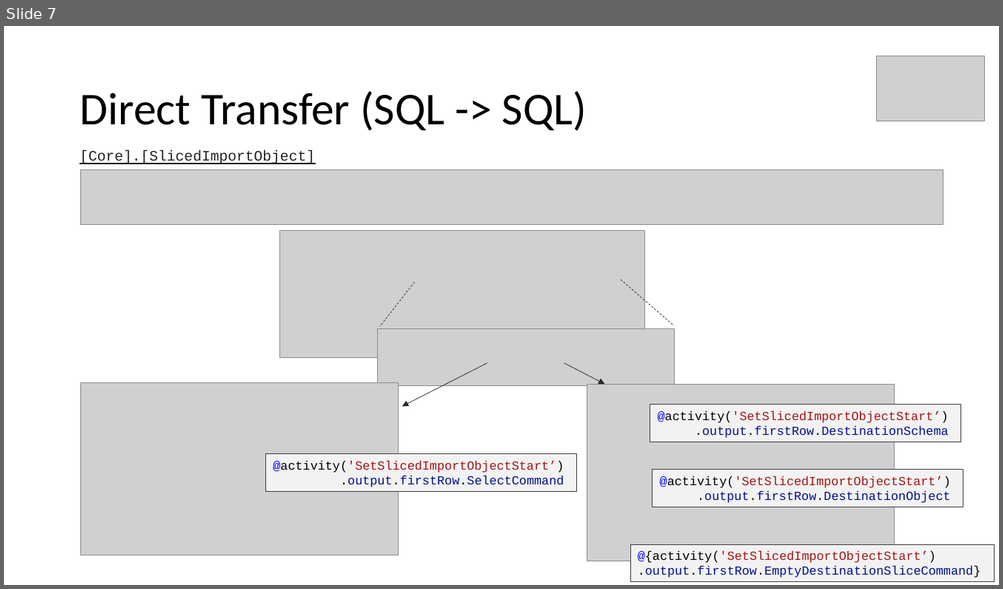
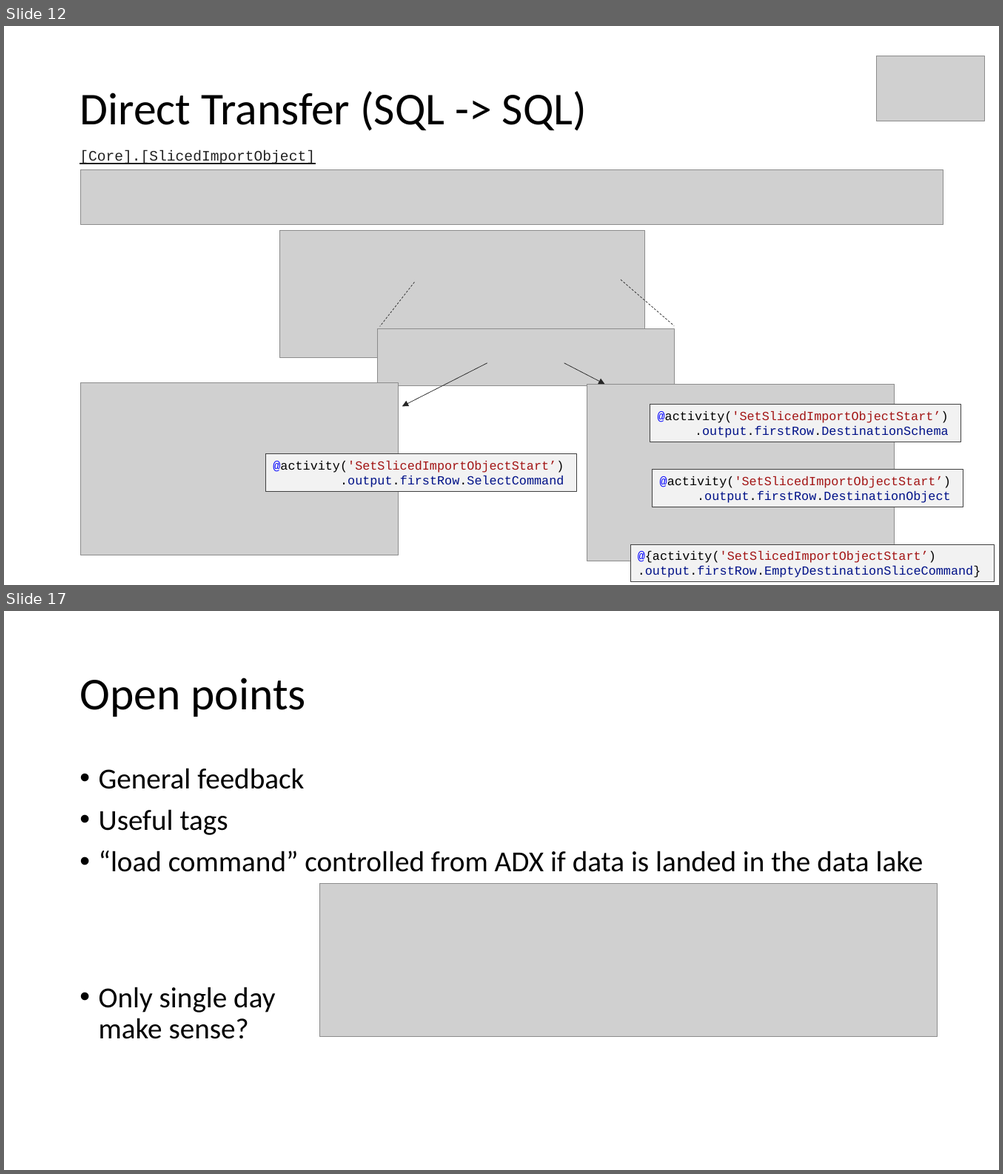
Before and after one commit to meinradweiss/SwissArmyKnife, a slide deck: docs/ADF_SynapsePipelines/PPT/SlicedDataMigrationToolbox.pptx. Shown one above the other, each under a label of ours: slide 7 before the commit, slides 12 and 17 after it; the slides between them are not shown. The pictures are 1003x589 and 1003x1174 pixels, drawn with LibreOffice and Linux fonts; fonts in the diff are those of the drawing; grey boxes stand for pictures. Boxes give left, top, right and bottom in pixels: in the first picture for what was removed or moved away, otherwise in the second. Text is boxed around its words. In the diff, an @@ line names an element or a change of style, - is before the commit and + after.

```diff
--- a/docs/ADF_SynapsePipelines/PPT/SlicedDataMigrationToolbox.pptx
+++ b/docs/ADF_SynapsePipelines/PPT/SlicedDataMigrationToolbox.pptx
@@ slide 17 added at (4, 611, 999, 1170), background #FFFFFF @@
@@ title added at (79, 678, 305, 717), 44 pt, text #000000 @@
+Open points
@@ text added at (99, 768, 923, 1039), 28 pt, text #000000 @@
+• General feedback
+• Useful tags
+• “load command” controlled from ADX if data is landed in the data lake
+• Only single day
+  make sense?
@@ picture added at (319, 884, 936, 1037) @@
@@ what was slide 7 is now slide 12 @@
```
Also in this commit, not shown: 1 slide changed, 9 other slides added, 1 slide removed, 10 other files.
